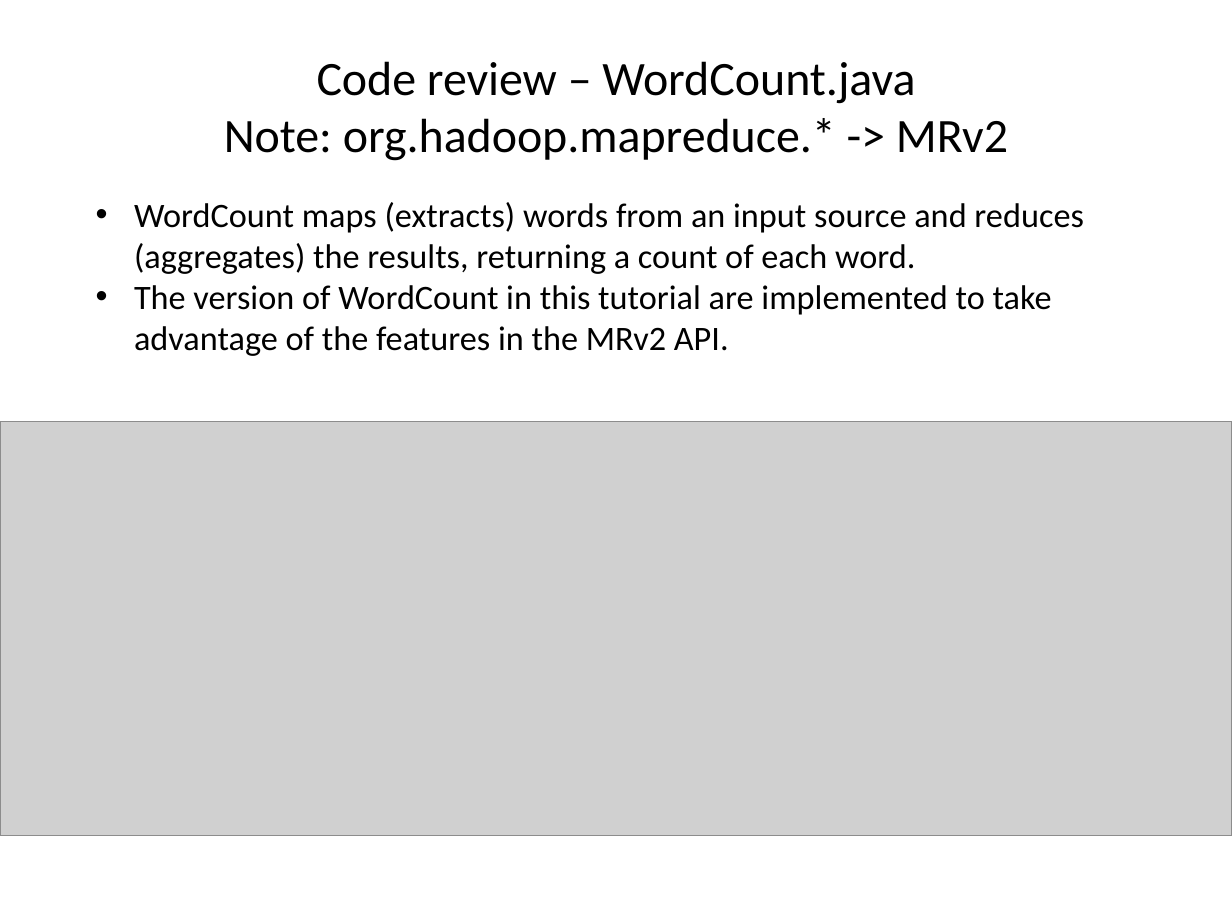
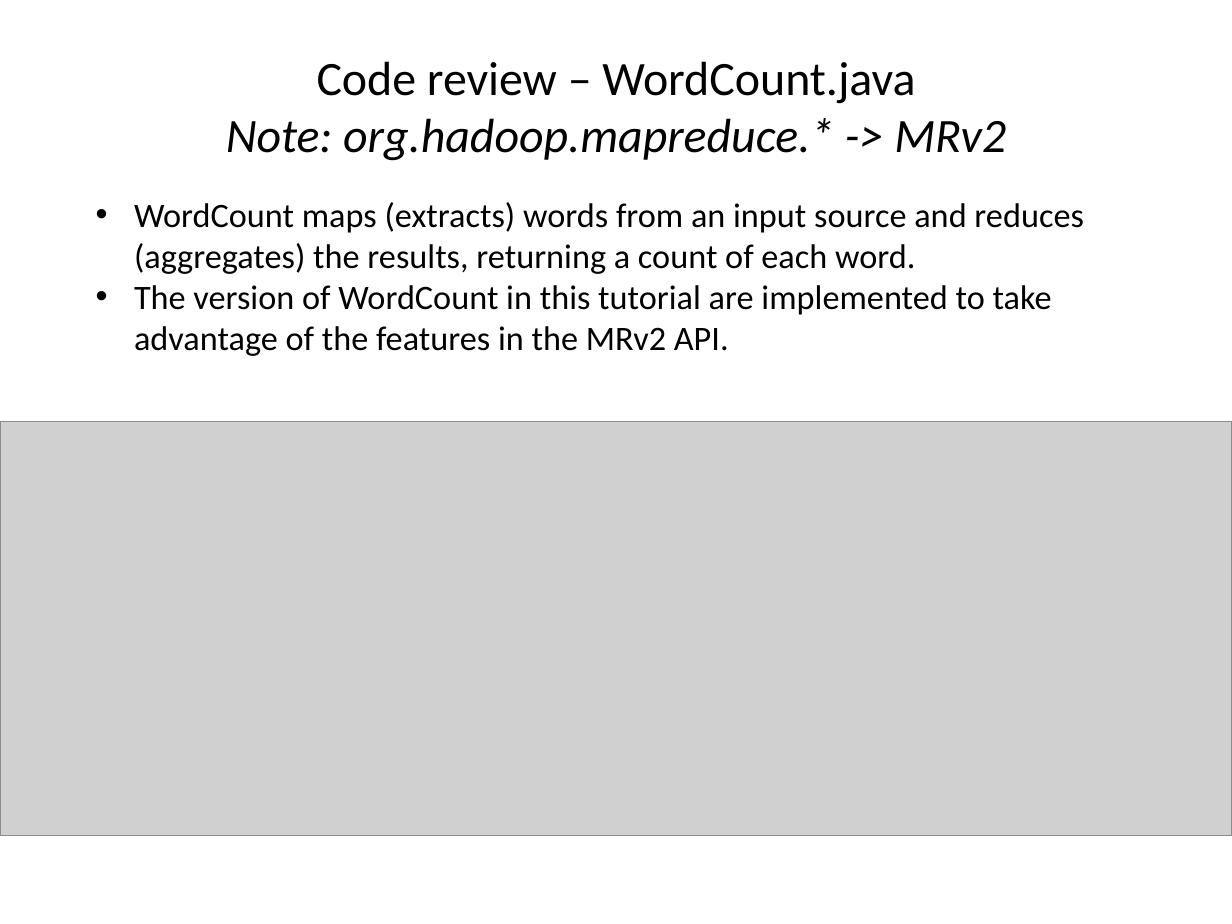
Before and after one commit to jayurbain/HadoopIntro, a slide deck: slide 13 of MapReduce 2.0 YARN.pptx. Drawn at 1232x924 pixels with LibreOffice and Linux fonts; fonts in the diff are those of the drawing; grey boxes stand for pictures. Boxes give left, top, right and bottom in pixels: in the first picture for what was removed or moved away, otherwise in the second. Text is boxed around its words. In the diff, an @@ line names an element or a change of style, - is before the commit and + after.

```diff
--- a/MapReduce 2.0 YARN.pptx
+++ b/MapReduce 2.0 YARN.pptx
@@ title "Code review – WordCount.java Note: ..." at (226,61,1006,161): italic on in "Note: org.hadoop.mapreduce.* -> MRv2" @@
```
Also in this commit, not shown: 12 other slides changed.
